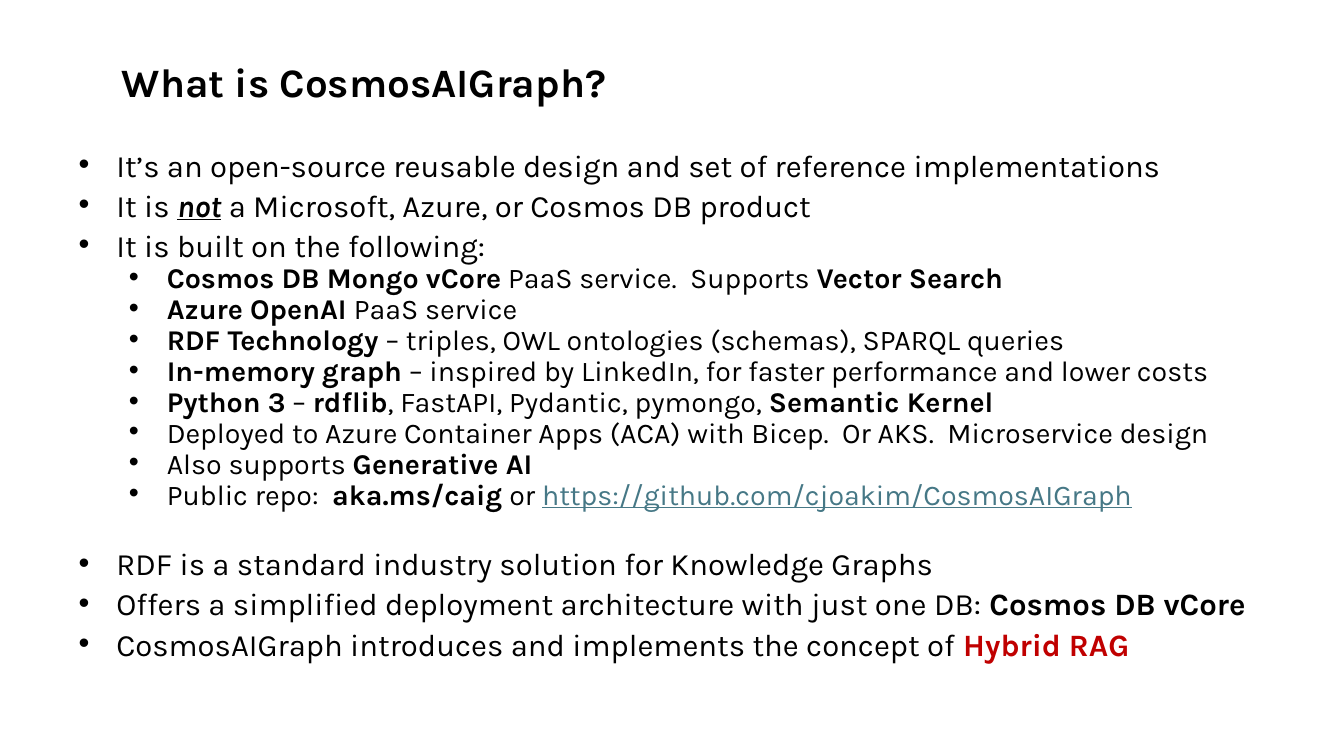
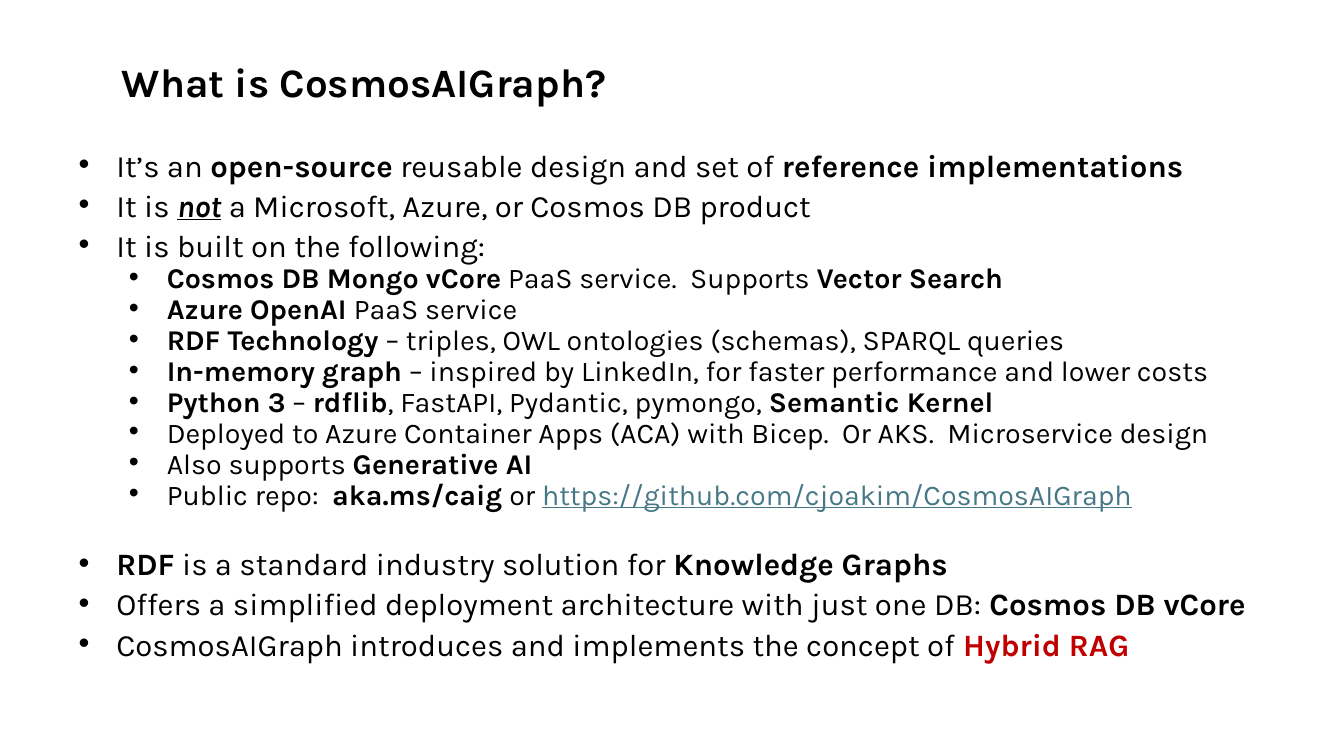
Before and after one commit to cjoakim/CosmosAIGraph, a slide deck: slide 3 of presentations/CosmosAIGraph-v2.pptx. Drawn at 1344x756 pixels with LibreOffice and Linux fonts; fonts in the diff are those of the drawing. Boxes give left, top, right and bottom in pixels: in the first picture for what was removed or moved away, otherwise in the second. Text is boxed around its words. In the diff, an @@ line names an element or a change of style, - is before the commit and + after.

```diff
--- a/presentations/CosmosAIGraph-v2.pptx
+++ b/presentations/CosmosAIGraph-v2.pptx
@@ subtitle at [116,155,1183,583]: bold on in "open-source reference implementations", "RDF Knowledge Graphs" @@
```
Also in this commit, not shown: 1 other file.
